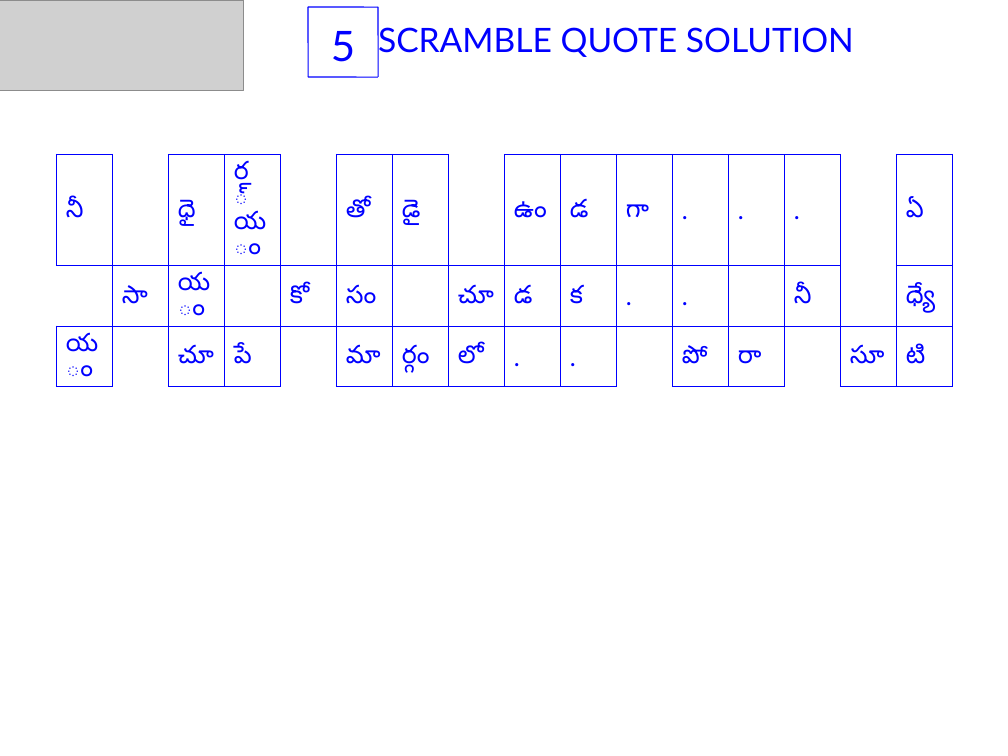
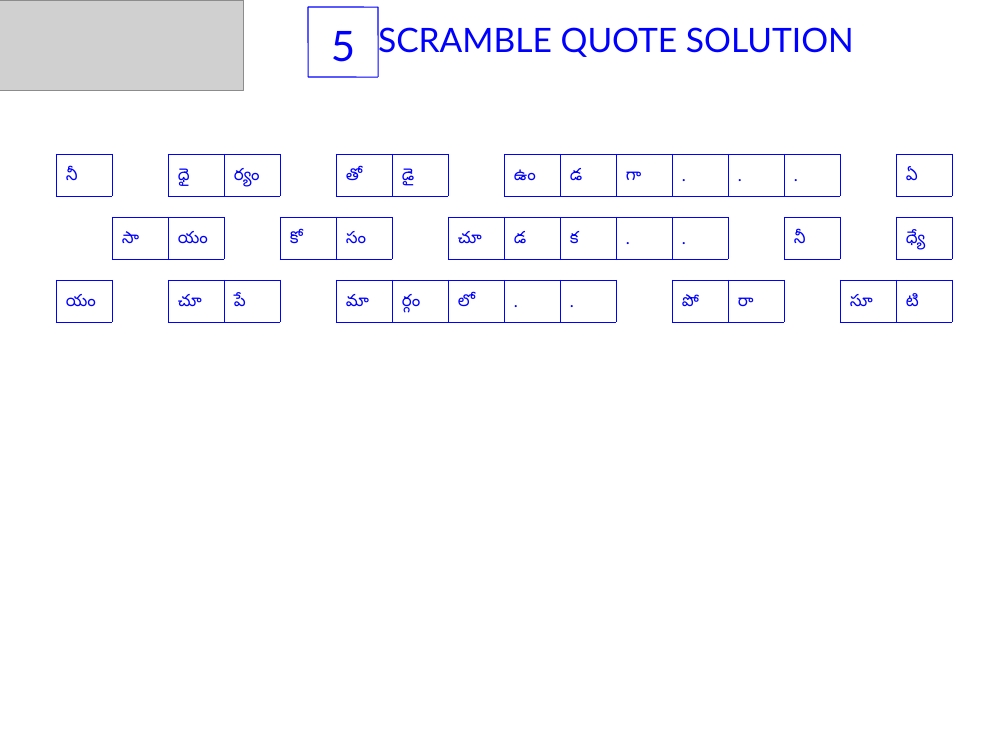
Before and after one commit to sjasthi/auto_quotes_java, a slide deck: slide 10 of Puzzles.ppt. Drawn at 1008x756 pixels with LibreOffice and Linux fonts; fonts in the diff are those of the drawing; grey boxes stand for pictures. Boxes give left, top, right and bottom in pixels: in the first picture for what was removed or moved away, otherwise in the second. Text is boxed around its words. In the diff, an @@ line names an element or a change of style, - is before the commit and + after.

```diff
--- a/Puzzles.ppt
+++ b/Puzzles.ppt
@@ table added at [56,154,960,311], 1 rows, 16 columns @@
+నీ |  | ధై | ర్యం |  | తో | డై |  | ఉం | డ | గా | . | . | . |  | ఏ
@@ table at [56,217,960,311] @@
-row 1: నీ |  | ధై | ర్యం |  | తో | డై |  | ఉం | డ | గా | . | . | . |  | ఏ
-row 3: యం |  | చూ | పే |  | మా | ర్గం | లో | . | . |  | పో | రా |  | సూ | టి
@@ table: place and size @@
-table at [56,154,960,377]
+table at [56,217,960,311]
@@ table added at [56,280,960,323], 1 rows, 16 columns @@
+యం |  | చూ | పే |  | మా | ర్గం | లో | . | . |  | పో | రా |  | సూ | టి
```
Also in this commit, not shown: 9 other slides changed, 20 other files.
